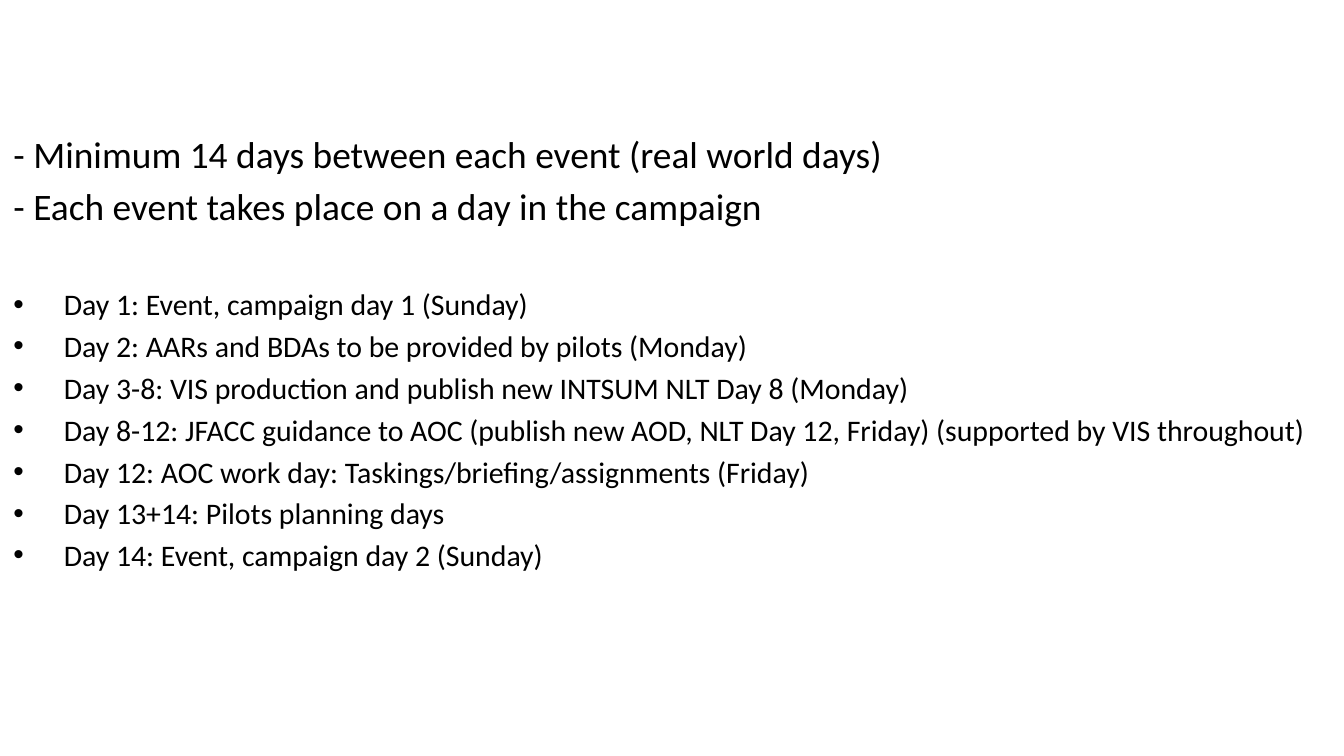
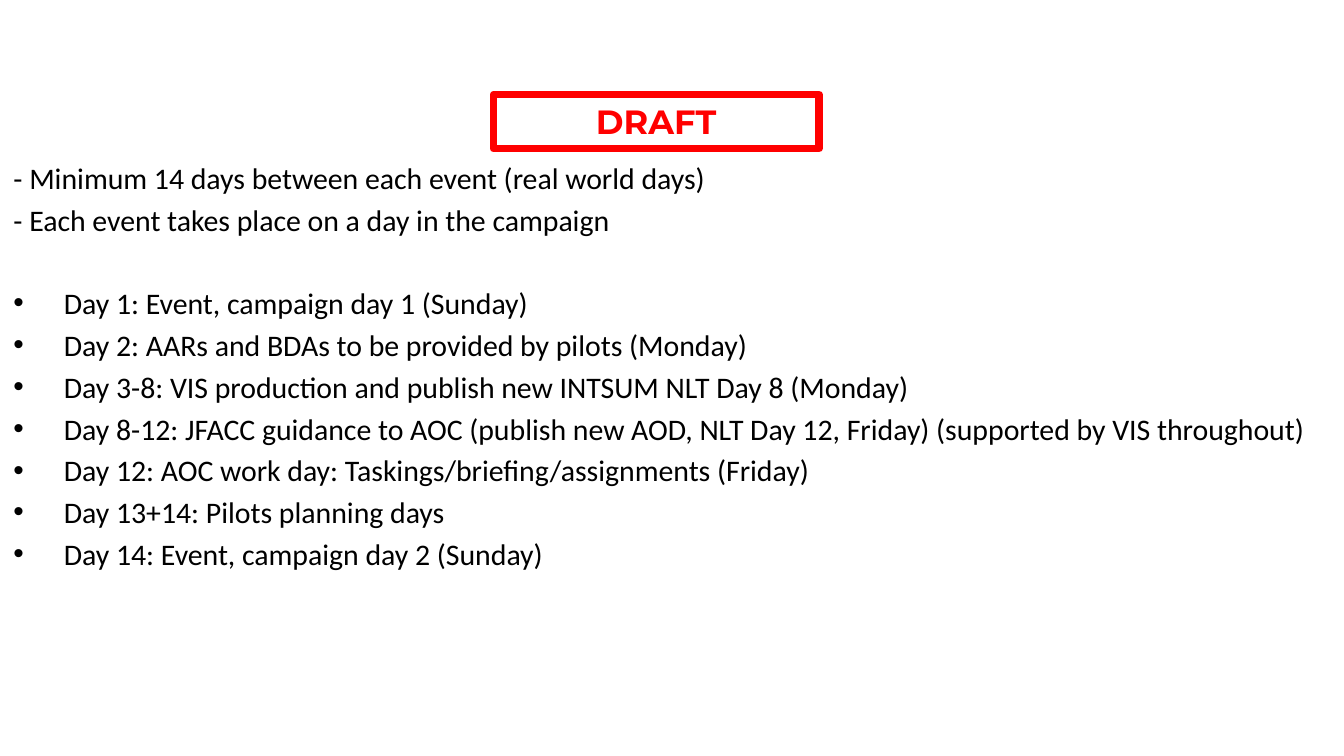
Before and after one commit to 132nd-vWing/OPAR-Brief, a slide deck: slide 21 of UNDER DEVELOPMENT/132nd OP ACTIVE RESOLVE Introduction Brief.pptx (slide 23 before the commit). Drawn at 1344x756 pixels with LibreOffice and Linux fonts; fonts in the diff are those of the drawing; background and template pictures are left out. Boxes give left, top, right and bottom in pixels: in the first picture for what was removed or moved away, otherwise in the second. Text is boxed around its words. In the diff, an @@ line names an element or a change of style, - is before the commit and + after.

Commit message:
chg: Updated intro brief, CJTF OPORDER, target list

```diff
--- a/UNDER DEVELOPMENT/132nd OP ACTIVE RESOLVE Introduction Brief.pptx
+++ b/UNDER DEVELOPMENT/132nd OP ACTIVE RESOLVE Introduction Brief.pptx
@@ rectangle added at (493,94,818,148), outline #FF0000 4 pt, 18 pt, text #FF0000, bold @@
+DRAFT
@@ text "- Minimum 14 days between ...": place and size @@
-text "- Minimum 14 days between ..." at (33,141,1304,571)
+text "- Minimum 14 days between ..." at (29,167,1304,570)
@@ text at (29,167,705,236): size 20 to 16 pt in "- Minimum 14 days between each event ...", "- Each event takes place on a ..." @@
```
Also in this commit, not shown: 17 other slides changed, 1 slide added, 3 slides removed, 4 other files.
